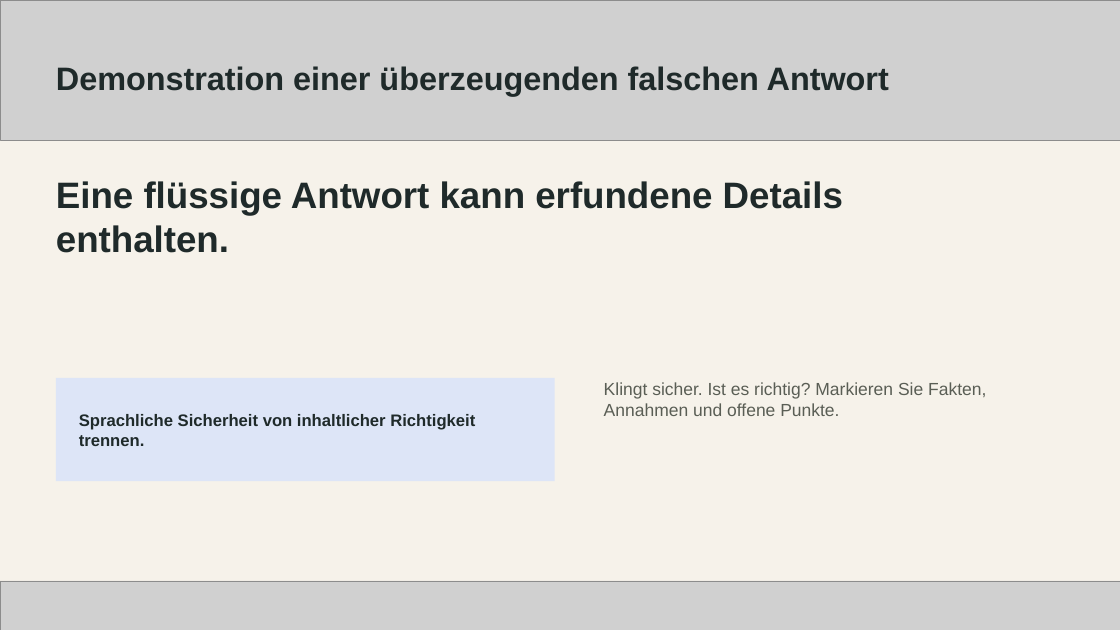
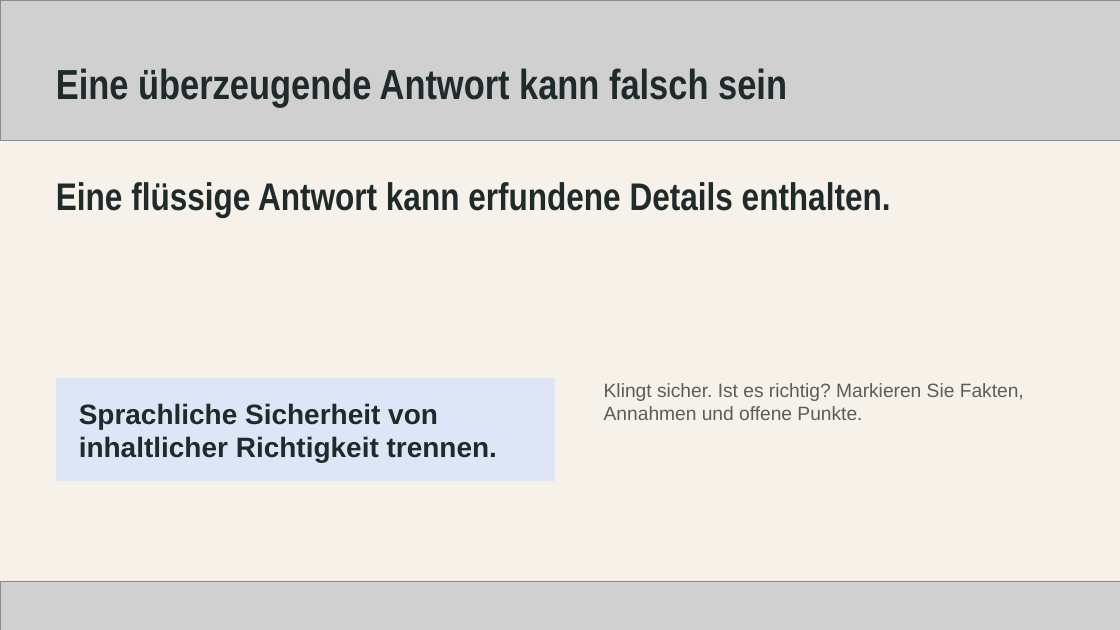
Before and after one commit to deniskaliberda/myhiwi-webseite, a slide deck: slide 13 of deliverables/ai-startklar/schulung/06-trainerfolien.pptx. Drawn at 1120x630 pixels with LibreOffice and Linux fonts; fonts in the diff are those of the drawing; grey boxes stand for pictures. Boxes give left, top, right and bottom in pixels: in the first picture for what was removed or moved away, otherwise in the second. Text is boxed around its words. In the diff, an @@ line names an element or a change of style, - is before the commit and + after.

```diff
--- a/deliverables/ai-startklar/schulung/06-trainerfolien.pptx
+++ b/deliverables/ai-startklar/schulung/06-trainerfolien.pptx
@@ text at bbox=[56, 68, 787, 108]: text changed; size 27.8 to 36 pt; font Arial to Arial Narrow @@
-Demonstration einer überzeugenden falschen Antwort
+Eine überzeugende Antwort kann falsch sein
@@ text "Eine flüssige Antwort kann erfundene ..." at bbox=[56, 182, 891, 218]: size 31.5 to 33 pt, font Arial to Arial Narrow @@
@@ text "Klingt sicher. Ist es richtig? ..." at bbox=[604, 383, 1024, 420]: size 15 to 16.5 pt @@
@@ text "Sprachliche Sicherheit von inhaltlicher Richtigkeit ..." at bbox=[79, 403, 497, 462]: size 14.2 to 24 pt @@
```
Also in this commit, not shown: 39 other slides changed, 2 other files.
